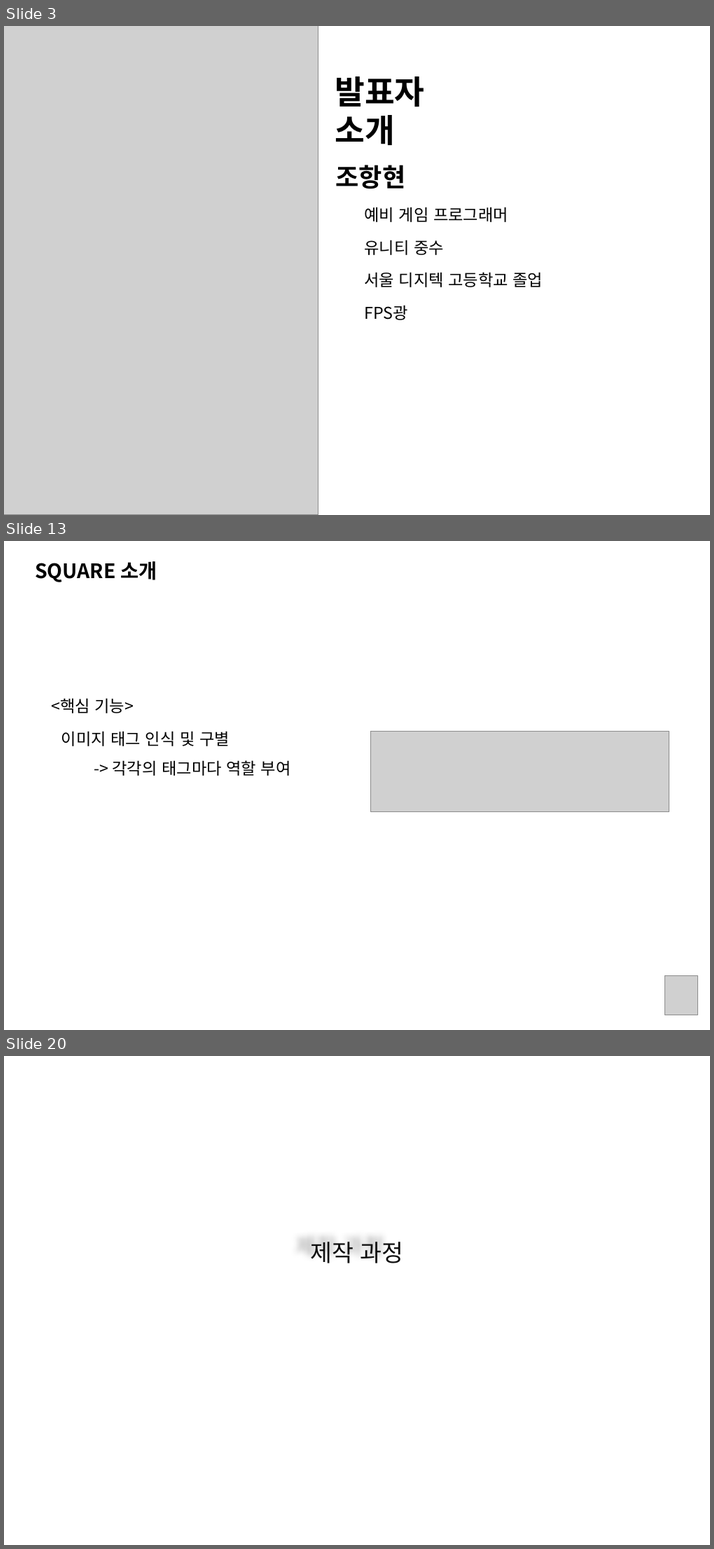
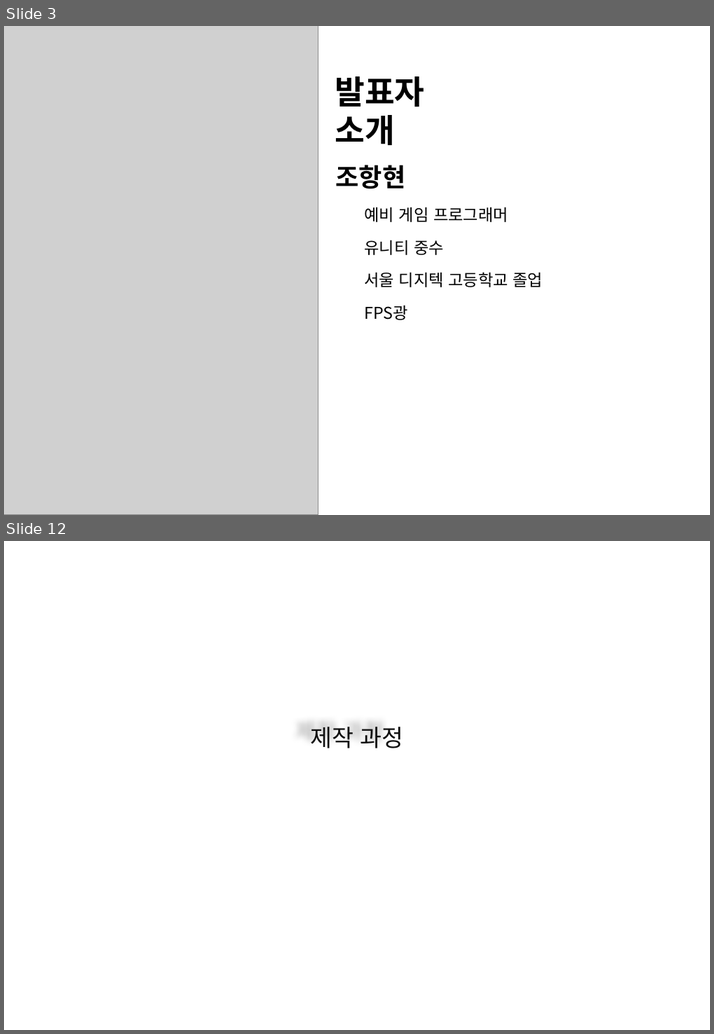
Before and after one commit to Hanghyeon/SQUARE, a slide deck: User_OtherFiles/포폴 발표 준비/2017_NCIA.pptx. Shown one above the other, each under a label of ours: slides 3, 13 and 20 before the commit, slides 3 and 12 after it; the slides between them are not shown. The pictures are 714x1549 and 714x1034 pixels, drawn with LibreOffice and Linux fonts; fonts in the diff are those of the drawing; grey boxes stand for pictures; background and template pictures are left out. Boxes give left, top, right and bottom in pixels: in the first picture for what was removed or moved away, otherwise in the second. Text is boxed around its words. In the diff, an @@ line names an element or a change of style, - is before the commit and + after.

```diff
--- a/User_OtherFiles/포폴 발표 준비/2017_NCIA.pptx
+++ b/User_OtherFiles/포폴 발표 준비/2017_NCIA.pptx
@@ slide 13 removed at (4, 541, 710, 1030), background picture (left out) @@
@@ text removed at (35, 561, 157, 582) @@
-SQUARE 소개
@@ text removed at (51, 698, 134, 713) @@
-<핵심 기능>
@@ text removed at (61, 731, 291, 775) @@
-이미지 태그 인식 및 구별
-  -> 각각의 태그마다 역할 부여
@@ picture removed at (371, 731, 669, 811) @@
@@ picture removed at (665, 975, 697, 1014) @@
@@ what was slide 20 is now slide 12 @@
```
Also in this commit, not shown: 12 slides changed, 2 slides added, 9 other slides removed, 1 other file.
